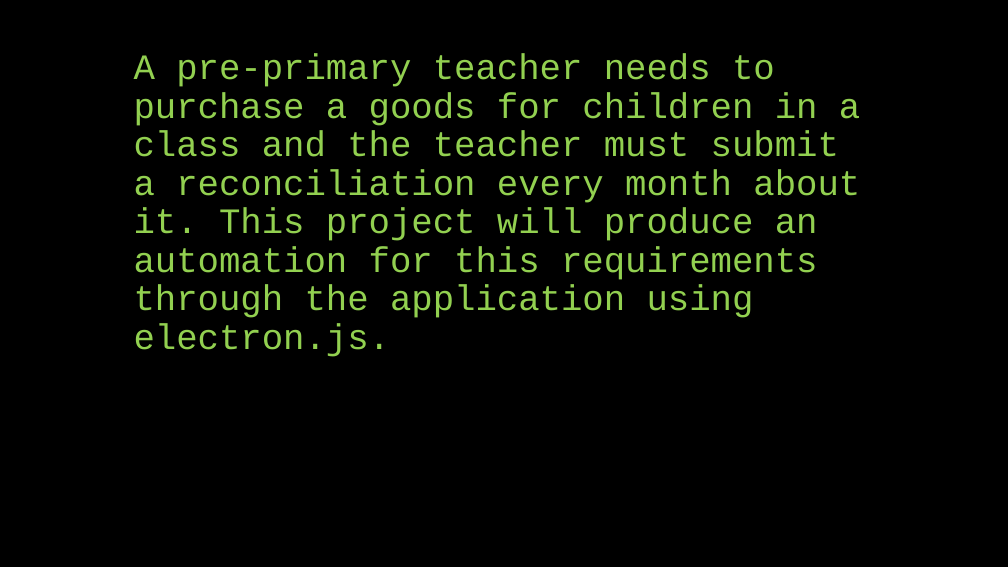
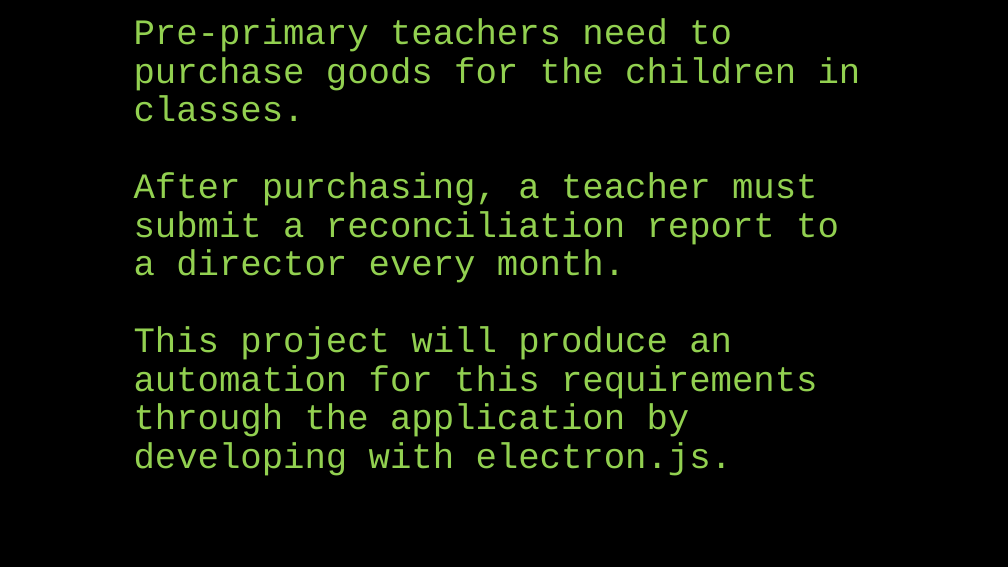
Before and after one commit to NeoLee-0435748/INFT4000, a slide deck: slide 4 of Portfolio Planning/INFT4000_PortfolioPlanning_NeoLee.pptx. Drawn at 1008x567 pixels with LibreOffice and Linux fonts; fonts in the diff are those of the drawing. Boxes give left, top, right and bottom in pixels: in the first picture for what was removed or moved away, otherwise in the second. Text is boxed around its words. In the diff, an @@ line names an element or a change of style, - is before the commit and + after.

Commit message:
During final project(2020-12-07)

```diff
--- a/Portfolio Planning/INFT4000_PortfolioPlanning_NeoLee.pptx
+++ b/Portfolio Planning/INFT4000_PortfolioPlanning_NeoLee.pptx
@@ title at (134, 19, 861, 476): text changed @@
-A pre-primary teacher needs to purchase a goods for children in a class and the teacher must submit a reconciliation every month about it. This project will produce an automation for this requirements through the application using electron.js.
+Pre-primary teachers need to purchase goods for the children in classes.
+After purchasing, a teacher must submit a reconciliation report to a director every month.
+This project will produce an automation for this requirements through the application by developing with electron.js.
```
Also in this commit, not shown: 1 other slide changed, 2 slides added, 2 slides removed, 23 other files.
